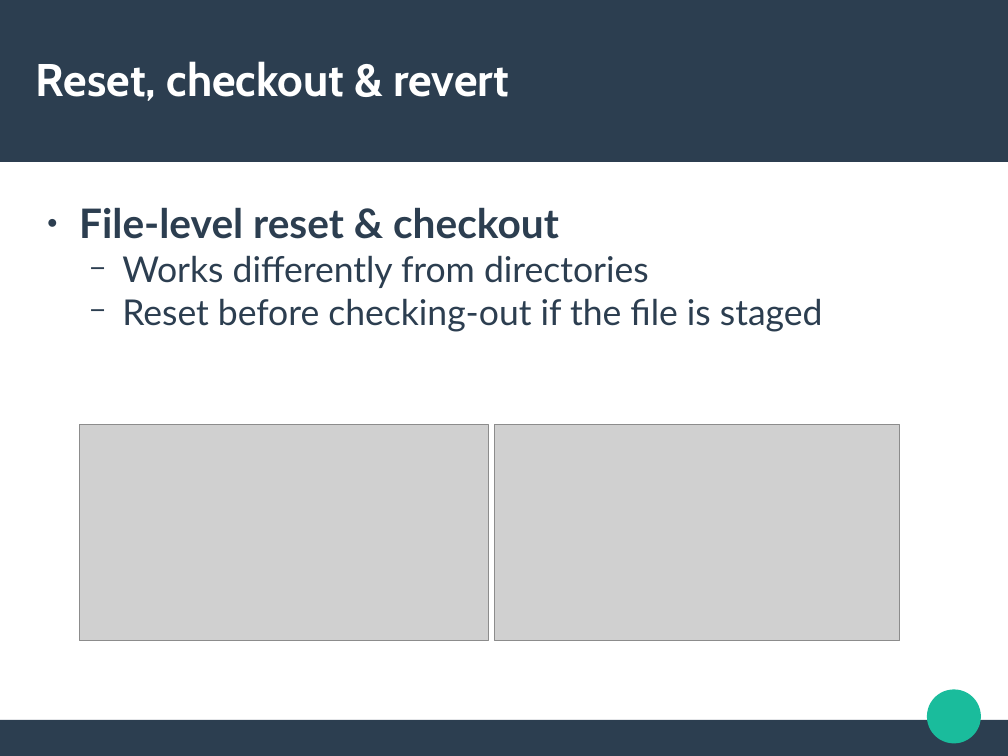
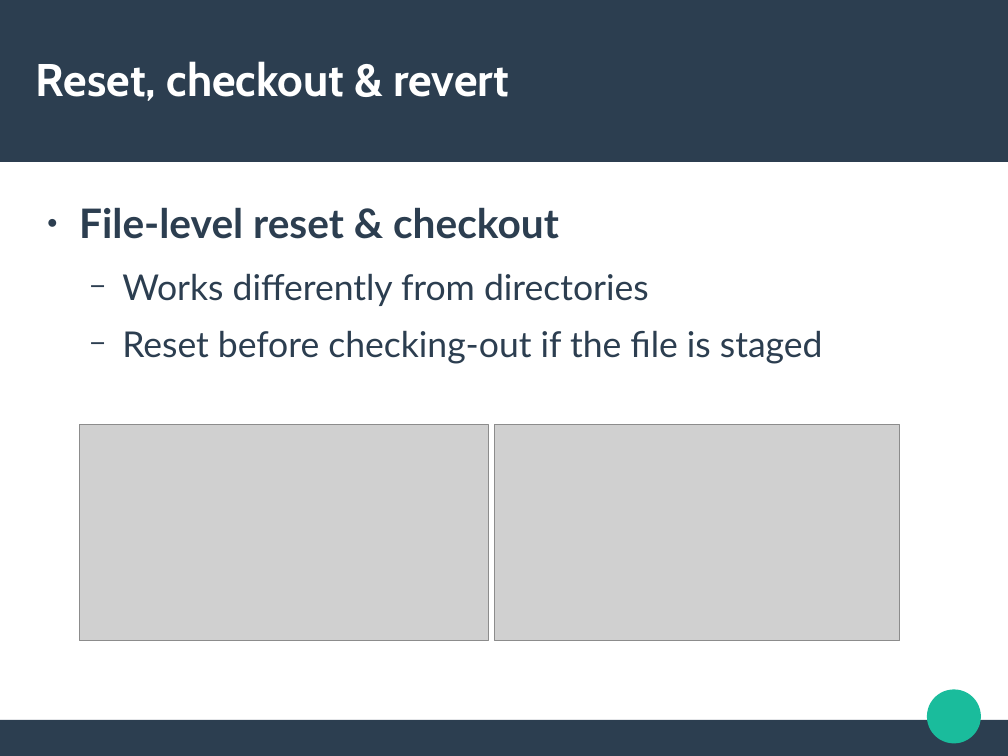
Before and after one commit to SSTIA/git-seminar, a slide deck: slide 18 of GitSeminar.pptx (slide 16 before the commit). Drawn at 1008x756 pixels with LibreOffice and Linux fonts; fonts in the diff are those of the drawing; grey boxes stand for pictures. Boxes give left, top, right and bottom in pixels: in the first picture for what was removed or moved away, otherwise in the second. Text is boxed around its words. In the diff, an @@ line names an element or a change of style, - is before the commit and + after.

```diff
--- a/GitSeminar.pptx
+++ b/GitSeminar.pptx
@@ text "File-level reset & checkout" at (79, 207, 823, 364): more space between paragraphs @@
```
Also in this commit, not shown: 25 other slides changed, 2 slides added, 1 other file.
